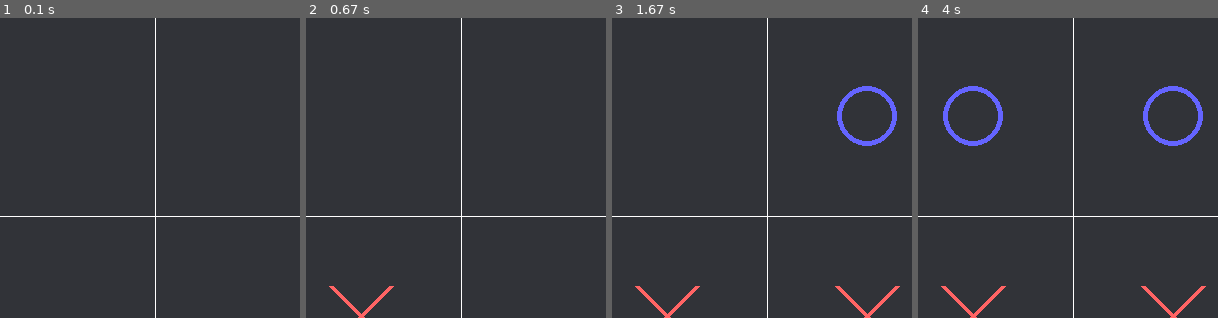
Above: before the commit, frames 1-4 (left to right).
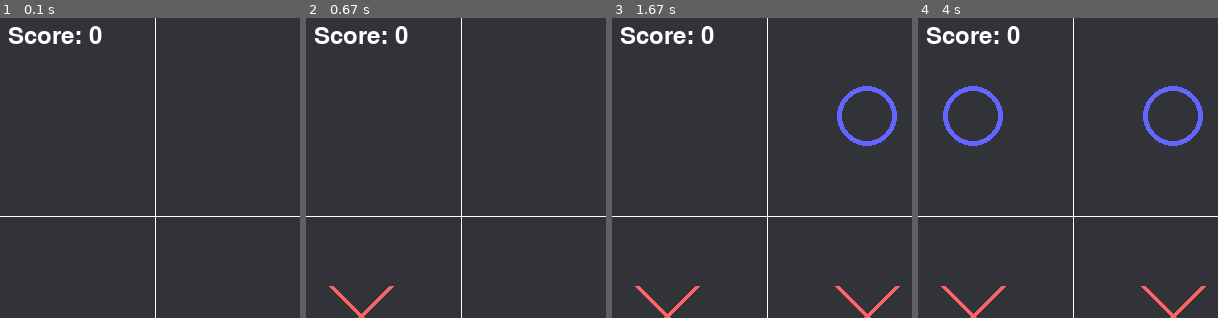
Above: after the commit, the same moments.

Repository: an0unym0us3/genesis_mk1
Game: pygame game, started from Minigames/TicTacToe_game.py
Two runs of this game, one before a commit and one after it. Both use one fixed random seed, a clock stepped at 60 frames per second and the inputs below.
Inputs (mouse positions are % of the whole screen's width and height, from its top left):
- Up to frame 1 (0.1 s): no input
- Up to frame 2 (0.67 s): click (50, 50) at 0.43 s
- Up to frame 3 (1.67 s): click (82, 47) at 1.28 s
- Up to frame 4 (4 s): click "Turn: X" at 2.65 s; move the mouse to (86, 85) at 3.77 s
The pictures show only the part of the screen within x 41-91%, y 0-50%; the shares and areas given below are measured in that part.

The runs differ from the first frame. In frame 1, 0.9% of the frame differs, in the area x 2-34%, y 2-9%; in frame 2, 0.9%; in frame 3, 0.9%; in frame 4, 0.9%.

Commit message:
Update TicTacToe_game.py

Diff:
--- a/Minigames/TicTacToe_game.py
+++ b/Minigames/TicTacToe_game.py
@@ -121,7 +121,7 @@
 
 
 # Main game loop
-def run_game():
+def run_game(score):
     board = ['' for _ in range(side_cell * side_cell)]
     player_turn = 'X'
 
@@ -179,13 +179,14 @@
                 draw_player(index, 'O')
 
         draw_text(f"Turn: {player_turn}", font, font_color, screen_w // 2, screen_h - 20)
+        draw_text(f"Score: {score}", font, font_color, screen_w // 2, 20)
 
         pygame.display.flip()
         clock.tick(10)
 
 score = 0
 for i in range(3):
-    score += run_game()
+    score += run_game(score)
     print(score)
 
 return_to_main()
